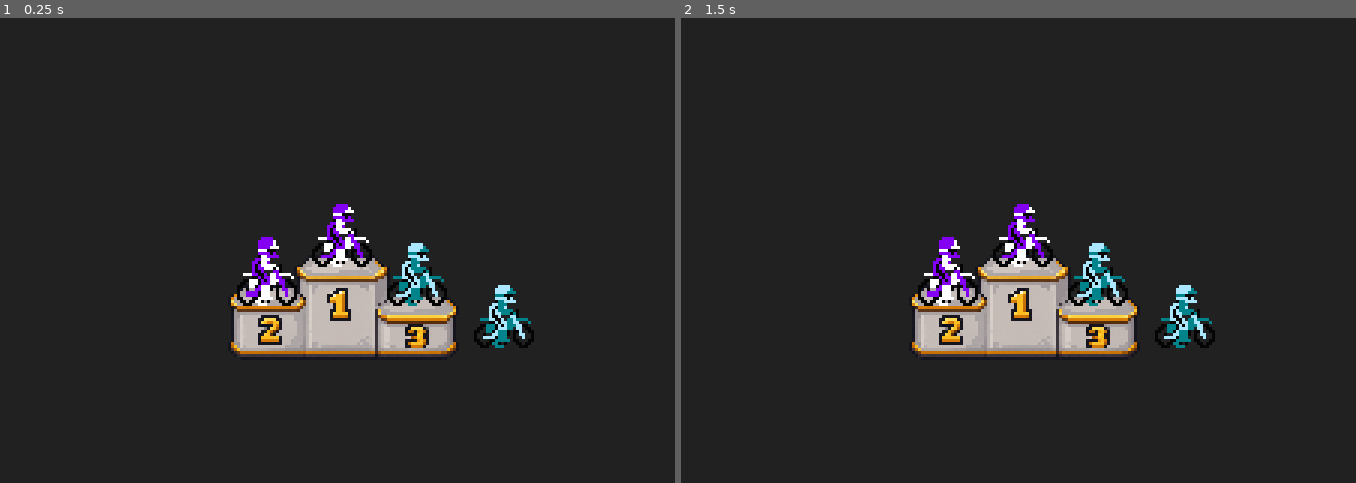
Above: before the commit, frames 1-2 (left to right).
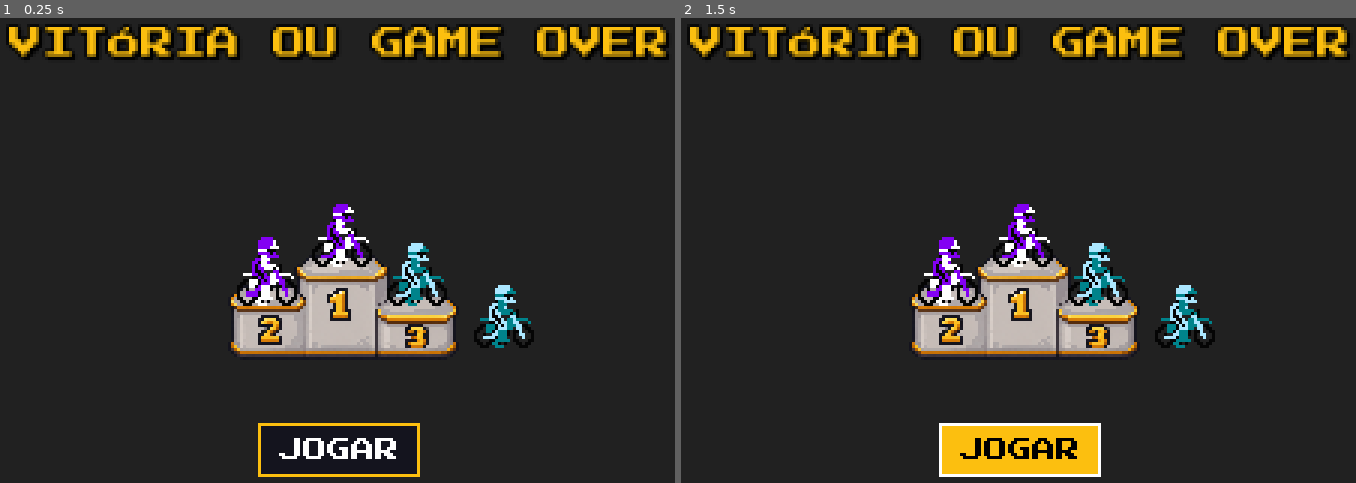
Above: after the commit, the same moments.

Repository: GianluccaPaiva/ExcitebikeTrabalhoDevGame
Game: Godot game, scene res://scenes/ui/colocacao.tscn
The game is run twice, just before and just after one commit, with the same random seed, the same clock (stepped at 60 frames per second) and the same inputs. This scene is started directly instead of the project's main scene.
Inputs (mouse positions are in pixels of both pictures, inside the frame that each line leads up to):
- Up to frame 1 (0.25 s): no input
- Up to frame 2 (1.5 s): click (1018, 450) at 0.5 s, where only the run after the commit has a clickable "JOGAR"; click (1018, 450) at 1.25 s, where only the run after the commit has a clickable "JOGAR"

The runs differ from the first frame. In frame 1, 5.8% of the frame differs, in the area x 0-100%, y 1-99%; in frame 2, 7.8%.

Commit message:
adição do layout inicial da colocacao com texturização temática

Diff:
--- a/scenes/ui/colocacao.tscn
+++ b/scenes/ui/colocacao.tscn
@@ -3,22 +3,65 @@
 [ext_resource type="Texture2D" uid="uid://c4ghktq1385il" path="res://assets/sprites/podium.png" id="1_lhpdl"]
 [ext_resource type="Texture2D" uid="uid://4fxxx8ayamaw" path="res://assets/sprites/Racer_1.png" id="2_yv8jb"]
 [ext_resource type="Texture2D" uid="uid://c05moetqxqe66" path="res://assets/sprites/Racer_2.png" id="3_hjwqk"]
+[ext_resource type="FontFile" uid="uid://gaqhy3lqe8gk" path="res://assets/fonts/PressStart2P-Regular.ttf" id="4_font"]
+
+[sub_resource type="LabelSettings" id="LabelSettings_yv8jb"]
+font = ExtResource("4_font")
+font_size = 11
+font_color = Color(0.988235, 0.74902, 0.0588235, 1)
+outline_size = 3
+outline_color = Color(0, 0, 0, 1)
+shadow_size = 2
+shadow_color = Color(0, 0, 0, 0.85)
+
+[sub_resource type="StyleBoxFlat" id="StyleBoxFlat_btn_normal"]
+bg_color = Color(0.08, 0.08, 0.12, 1)
+border_width_left = 1
+border_width_top = 1
+border_width_right = 1
+border_width_bottom = 1
+border_color = Color(0.988235, 0.74902, 0.0588235, 1)
+anti_aliasing = false
+
+[sub_resource type="StyleBoxFlat" id="StyleBoxFlat_btn_hover"]
+bg_color = Color(0.988235, 0.74902, 0.0588235, 1)
+border_width_left = 1
+border_width_top = 1
+border_width_right = 1
+border_width_bottom = 1
+border_color = Color(1, 1, 1, 1)
+anti_aliasing = false
+
+[sub_resource type="StyleBoxFlat" id="StyleBoxFlat_btn_pressed"]
+bg_color = Color(0.8, 0.58, 0.05, 1)
+border_width_left = 1
+border_width_top = 1
+border_width_right = 1
+border_width_bottom = 1
+border_color = Color(0.5, 0.5, 0.5, 1)
+anti_aliasing = false
 
 [node name="Colocacao" type="CanvasLayer" unique_id=838415918]
 
 [node name="Control" type="Control" parent="." unique_id=2034051111]
 layout_mode = 3
-anchors_preset = 0
-offset_right = 254.0
-offset_bottom = 245.0
+anchors_preset = 15
+anchor_right = 1.0
+anchor_bottom = 1.0
+grow_horizontal = 2
+grow_vertical = 2
 
 [node name="Label" type="Label" parent="Control" unique_id=745362859]
 layout_mode = 1
 anchors_preset = 10
 anchor_right = 1.0
-offset_right = 4.0
-offset_bottom = 78.0
+offset_top = 18.0
+offset_bottom = 54.0
 grow_horizontal = 2
+text = "VITÓRIA OU GAME OVER"
+label_settings = SubResource("LabelSettings_yv8jb")
+horizontal_alignment = 1
+vertical_alignment = 1
 
 [node name="Podium" type="Sprite2D" parent="Control" unique_id=1256037257]
 position = Vector2(129, 119)
@@ -49,3 +92,21 @@
 texture = ExtResource("3_hjwqk")
 hframes = 6
 vframes = 6
+
+[node name="Button" type="Button" parent="Control" unique_id=694277677]
+layout_mode = 0
+offset_left = 101.0
+offset_top = 162.0
+offset_right = 155.0
+offset_bottom = 180.0
+theme_override_colors/font_hover_color = Color(0, 0, 0, 1)
+theme_override_colors/font_pressed_color = Color(0, 0, 0, 1)
+theme_override_colors/font_focus_color = Color(0, 0, 0, 1)
+theme_override_colors/font_color = Color(1, 1, 1, 1)
+theme_override_fonts/font = ExtResource("4_font")
+theme_override_font_sizes/font_size = 8
+theme_override_styles/focus = SubResource("StyleBoxFlat_btn_hover")
+theme_override_styles/hover = SubResource("StyleBoxFlat_btn_hover")
+theme_override_styles/pressed = SubResource("StyleBoxFlat_btn_pressed")
+theme_override_styles/normal = SubResource("StyleBoxFlat_btn_normal")
+text = "JOGAR"
Binary file added: assets/fonts/PressStart2P-Regular.ttf
Not shown, added: assets/fonts/PressStart2P-Regular.ttf.import
